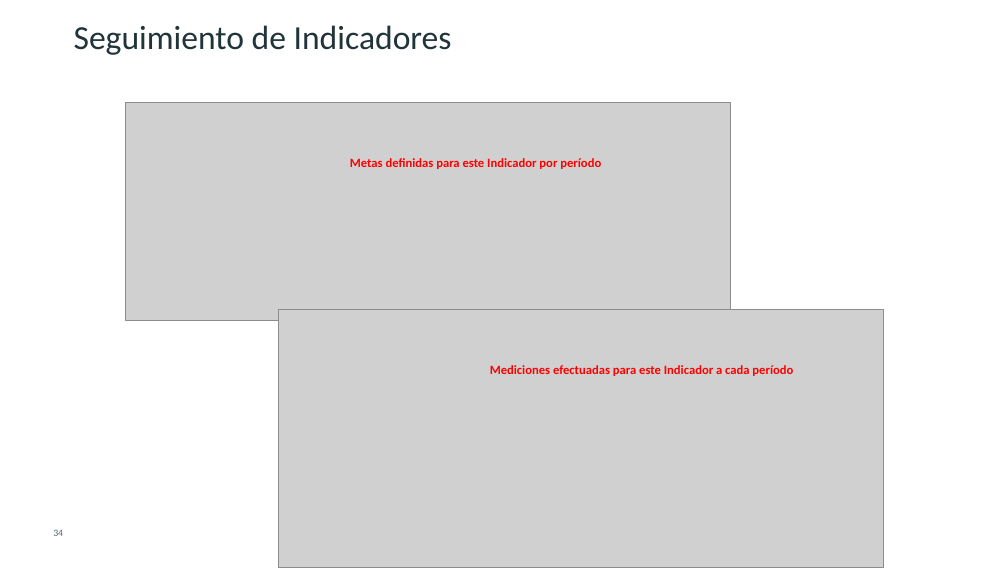
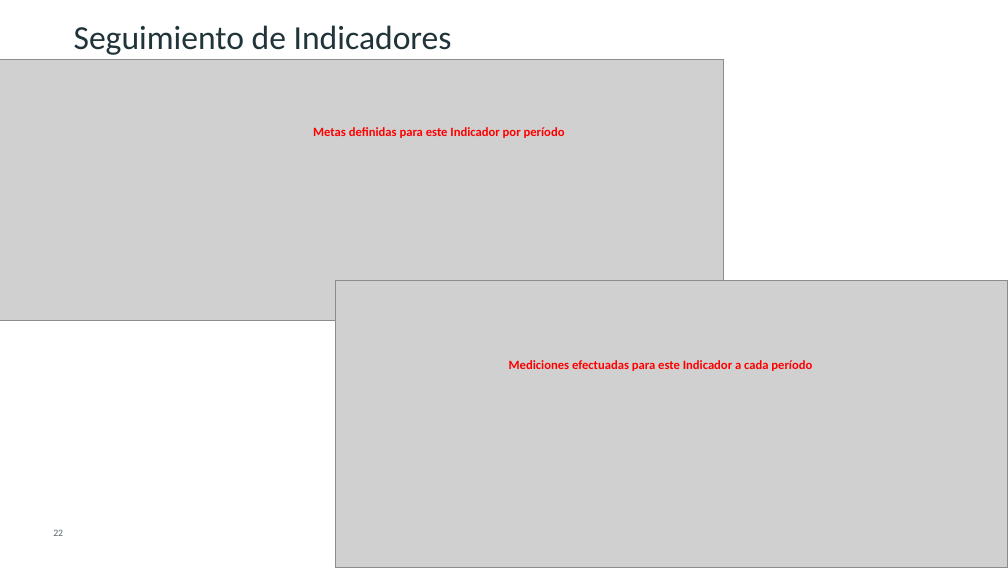
Before and after one commit to CALATAMITBMCOE/Strategic-Alignment, a slide deck: slide 22 of Documentation/CA PPM for Strategic Planning and Execution_ES.pptx (slide 34 before the commit). Drawn at 1008x568 pixels with LibreOffice and Linux fonts; fonts in the diff are those of the drawing; grey boxes stand for pictures; background and template pictures are left out. Boxes give left, top, right and bottom in pixels: in the first picture for what was removed or moved away, otherwise in the second. Text is boxed around its words. In the diff, an @@ line names an element or a change of style, - is before the commit and + after.

```diff
--- a/Documentation/CA PPM for Strategic Planning and Execution_ES.pptx
+++ b/Documentation/CA PPM for Strategic Planning and Execution_ES.pptx
@@ picture: place and size @@
-picture at [126,102,731,320]
+picture at [0,59,723,321]
@@ text "Metas definidas para este Indicador ...": place and size @@
-text "Metas definidas para este Indicador ..." at [350,158,601,169]
+text "Metas definidas para este Indicador ..." at [313,127,565,138]
@@ picture: place and size @@
-picture at [278,308,883,568]
+picture at [336,280,1008,568]
@@ text "Mediciones efectuadas para este Indicador ...": place and size @@
-text "Mediciones efectuadas para este Indicador ..." at [490,365,793,376]
+text "Mediciones efectuadas para este Indicador ..." at [509,360,812,371]
@@ page number at [53,529,63,536]: text changed @@
-34
+22
```
Also in this commit, not shown: 17 other slides changed, 1 slide added, 3 other files.
